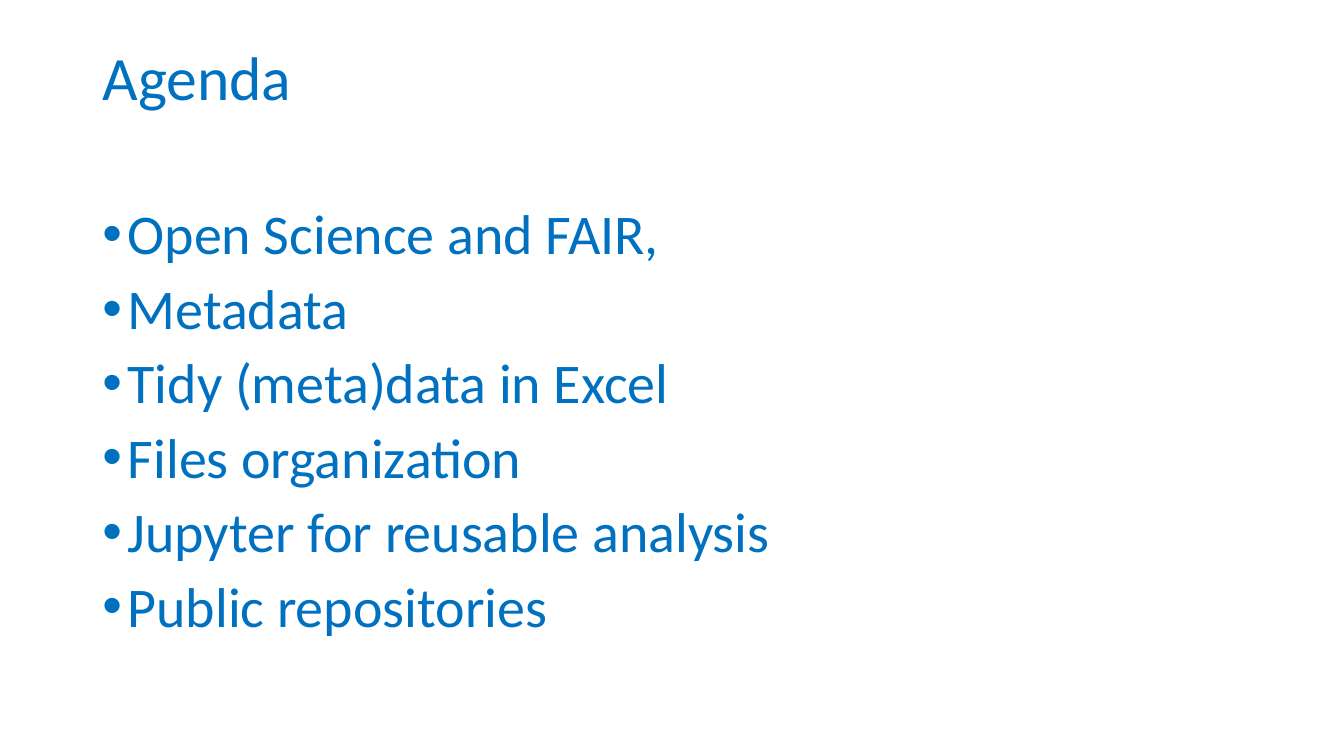
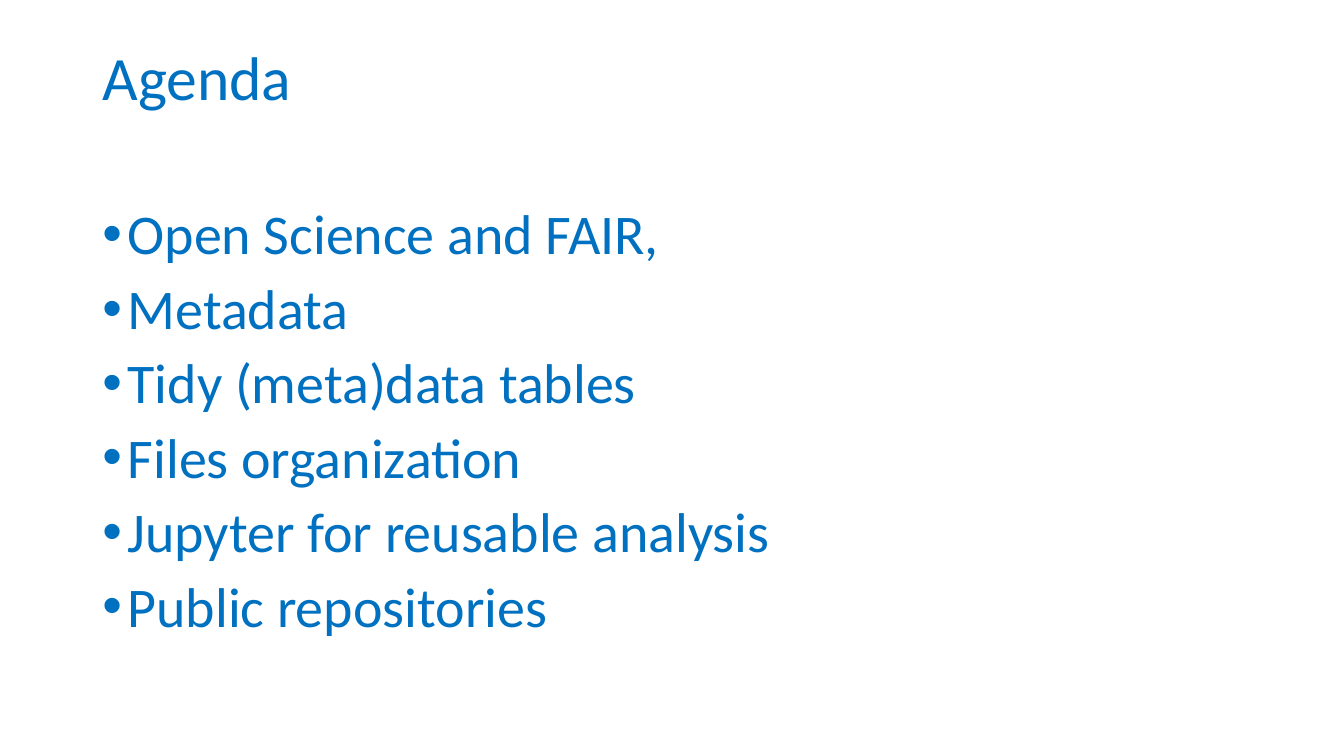
Before and after one commit to tzielins/private-fair-for-busy-biologists, a slide deck: slide 2 of instructors/00_Welcome_v1.0.pptx. Drawn at 1344x756 pixels with LibreOffice and Linux fonts; fonts in the diff are those of the drawing; background and template pictures are left out. Boxes give left, top, right and bottom in pixels: in the first picture for what was removed or moved away, otherwise in the second. Text is boxed around its words. In the diff, an @@ line names an element or a change of style, - is before the commit and + after.

```diff
--- a/instructors/00_Welcome_v1.0.pptx
+++ b/instructors/00_Welcome_v1.0.pptx
@@ text at bbox=[128, 362, 636, 412]: text changed @@
-• Tidy (meta)data in Excel
+• Tidy (meta)data tables
```
Also in this commit, not shown: 6 other files.
